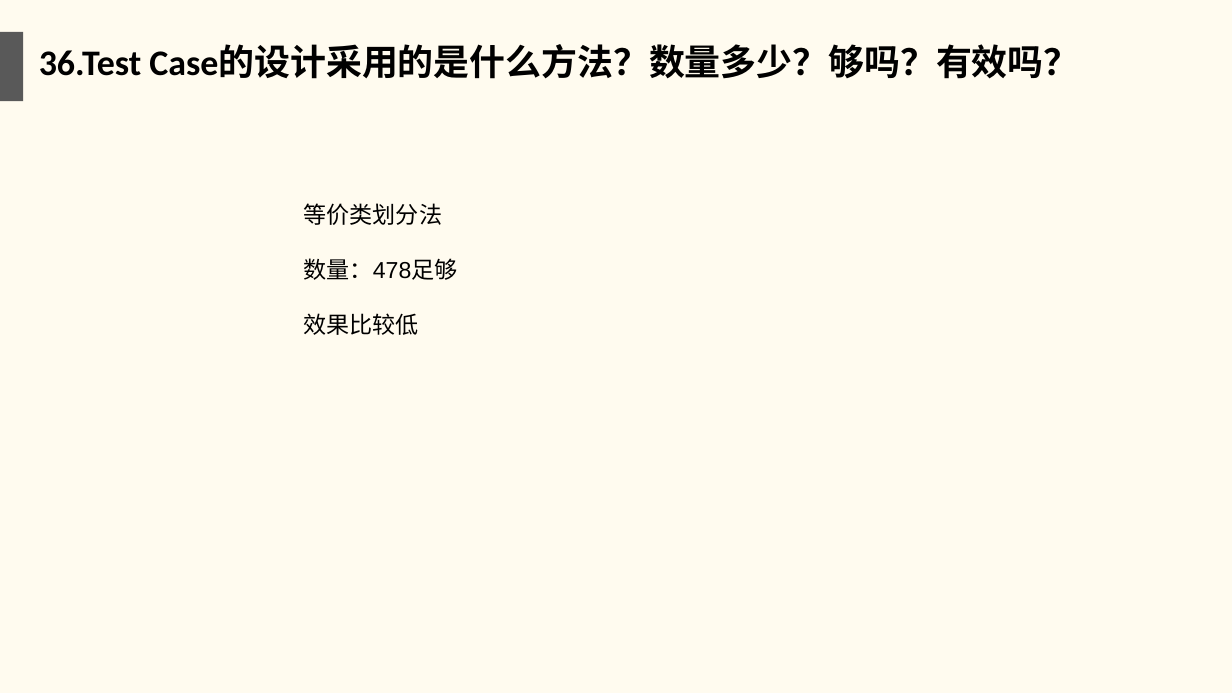
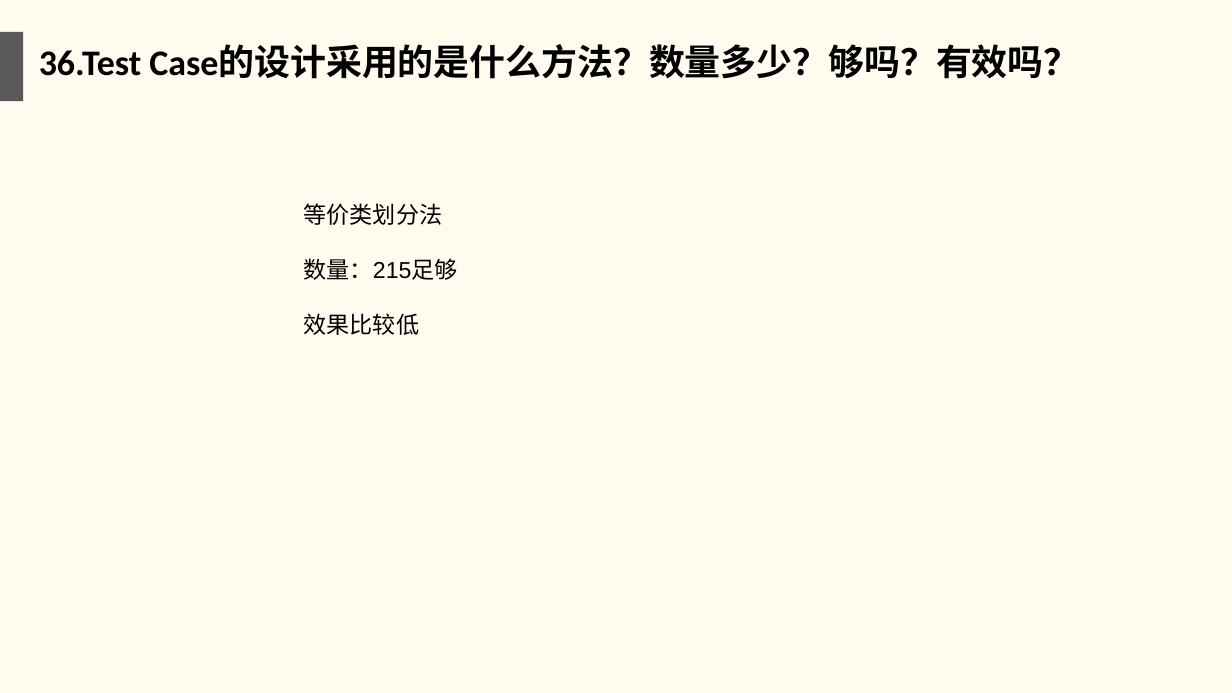
Before and after one commit to twn422/PRD2017, a slide deck: slide 38 of PRD-2017-G24/STW/受控文件/分析设计/项目收尾评审.ppt. Drawn at 1232x693 pixels with LibreOffice and Linux fonts; fonts in the diff are those of the drawing. Boxes give left, top, right and bottom in pixels: in the first picture for what was removed or moved away, otherwise in the second. Text is boxed around its words. In the diff, an @@ line names an element or a change of style, - is before the commit and + after.

```diff
--- a/PRD-2017-G24/STW/受控文件/分析设计/项目收尾评审.ppt
+++ b/PRD-2017-G24/STW/受控文件/分析设计/项目收尾评审.ppt
@@ text at (x1=304, y1=258, x2=458, y2=280): text changed @@
-数量：478足够
+数量：215足够
```
Also in this commit, not shown: 11 other slides changed.
